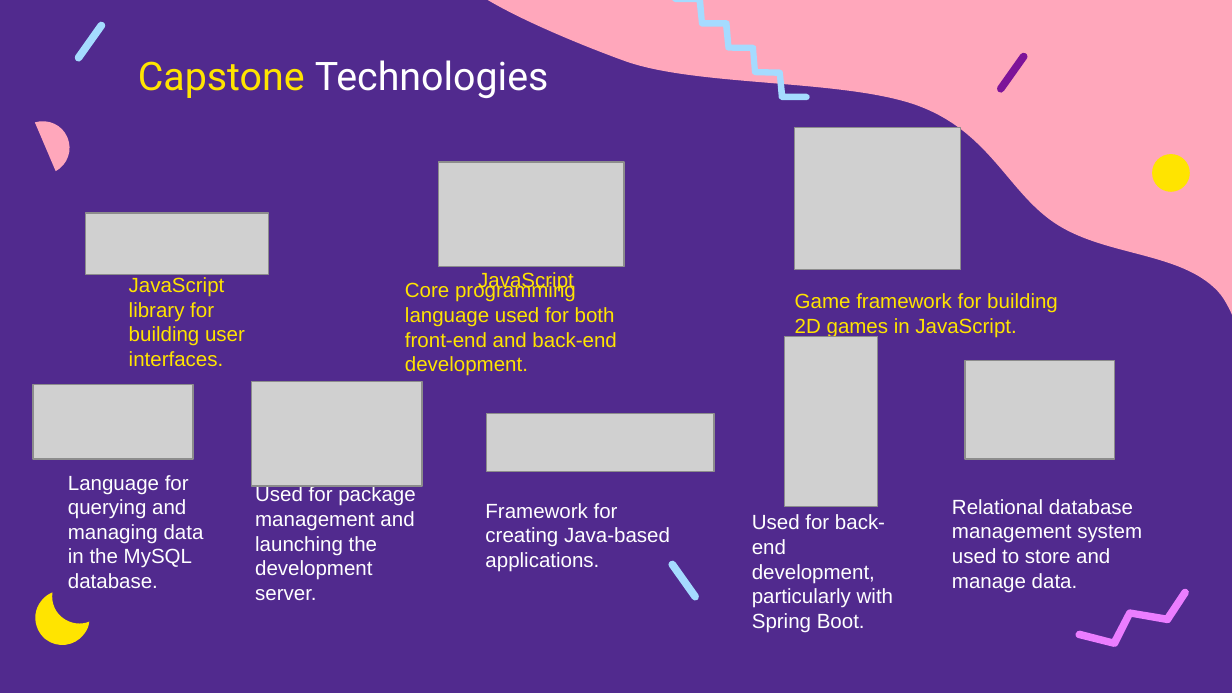
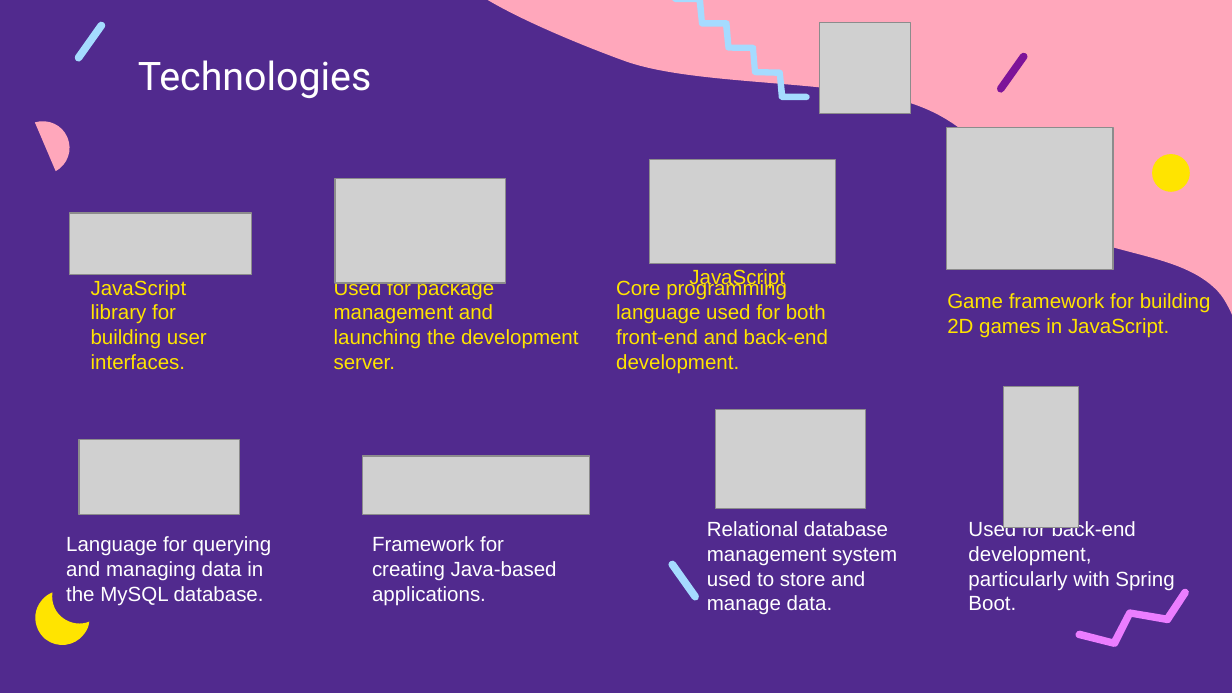
Before and after one commit to DavidVLe1/medieval-platform-shooter, a slide deck: slide 3 of Capstone platform shooter.pptx (slide 6 before the commit). Drawn at 1232x693 pixels with LibreOffice and Linux fonts; fonts in the diff are those of the drawing; grey boxes stand for pictures. Boxes give left, top, right and bottom in pixels: in the first picture for what was removed or moved away, otherwise in the second. Text is boxed around its words. In the diff, an @@ line names an element or a change of style, - is before the commit and + after.

Commit message:
updated presentation.

```diff
--- a/Capstone platform shooter.pptx
+++ b/Capstone platform shooter.pptx
@@ picture added at [819,22,910,113] @@
@@ title at [138,60,372,98]: text changed @@
-Capstone Technologies
+Technologies
@@ picture: place and size @@
-picture at [795,127,961,270]
+picture at [946,127,1112,270]
@@ picture: place and size @@
-picture at [251,382,421,487]
+picture at [335,179,505,283]
@@ picture: place and size @@
-picture at [86,213,269,275]
+picture at [69,213,251,275]
@@ text "Used for package management and ...": place and size @@
-text "Used for package management and ..." at [255,485,415,600]
+text "Used for package management and ..." at [334,279,578,369]
@@ text "Used for package management and ..." at [334,279,578,369]: text colour #FFFFFF to #FFE400 @@
@@ 2 texts, 1 picture: place and size @@
-2 texts, 1 picture at [405,161,625,376]
+2 texts, 1 picture at [616,159,835,373]
@@ text "Game framework for building 2D ...": place and size @@
-text "Game framework for building 2D ..." at [795,293,1058,338]
+text "Game framework for building 2D ..." at [947,293,1211,338]
@@ text "JavaScript library for building user ...": place and size @@
-text "JavaScript library for building user ..." at [129,277,245,366]
+text "JavaScript library for building user ..." at [91,280,207,369]
@@ picture: place and size @@
-picture at [785,336,878,506]
+picture at [1003,387,1078,529]
@@ picture: place and size @@
-picture at [965,361,1114,460]
+picture at [716,410,865,509]
@@ picture: place and size @@
-picture at [33,384,193,460]
+picture at [79,440,239,515]
@@ picture: place and size @@
-picture at [487,414,713,472]
+picture at [362,456,589,514]
@@ text "Language for querying and managing ..." rewrapped from [68,475,204,588] to [66,536,272,606] @@
@@ text "Framework for creating Java-based applications.": place and size @@
-text "Framework for creating Java-based applications." at [485,503,670,572]
+text "Framework for creating Java-based applications." at [372,536,557,606]
@@ text "Relational database management system used ...": place and size @@
-text "Relational database management system used ..." at [952,499,1142,593]
+text "Relational database management system used ..." at [707,521,897,615]
@@ text "Used for back-end development, particularly ..." rewrapped from [752,514,893,633] to [968,520,1174,610] @@
```
Also in this commit, not shown: 4 other slides changed, 1 slide added, 3 slides removed.
